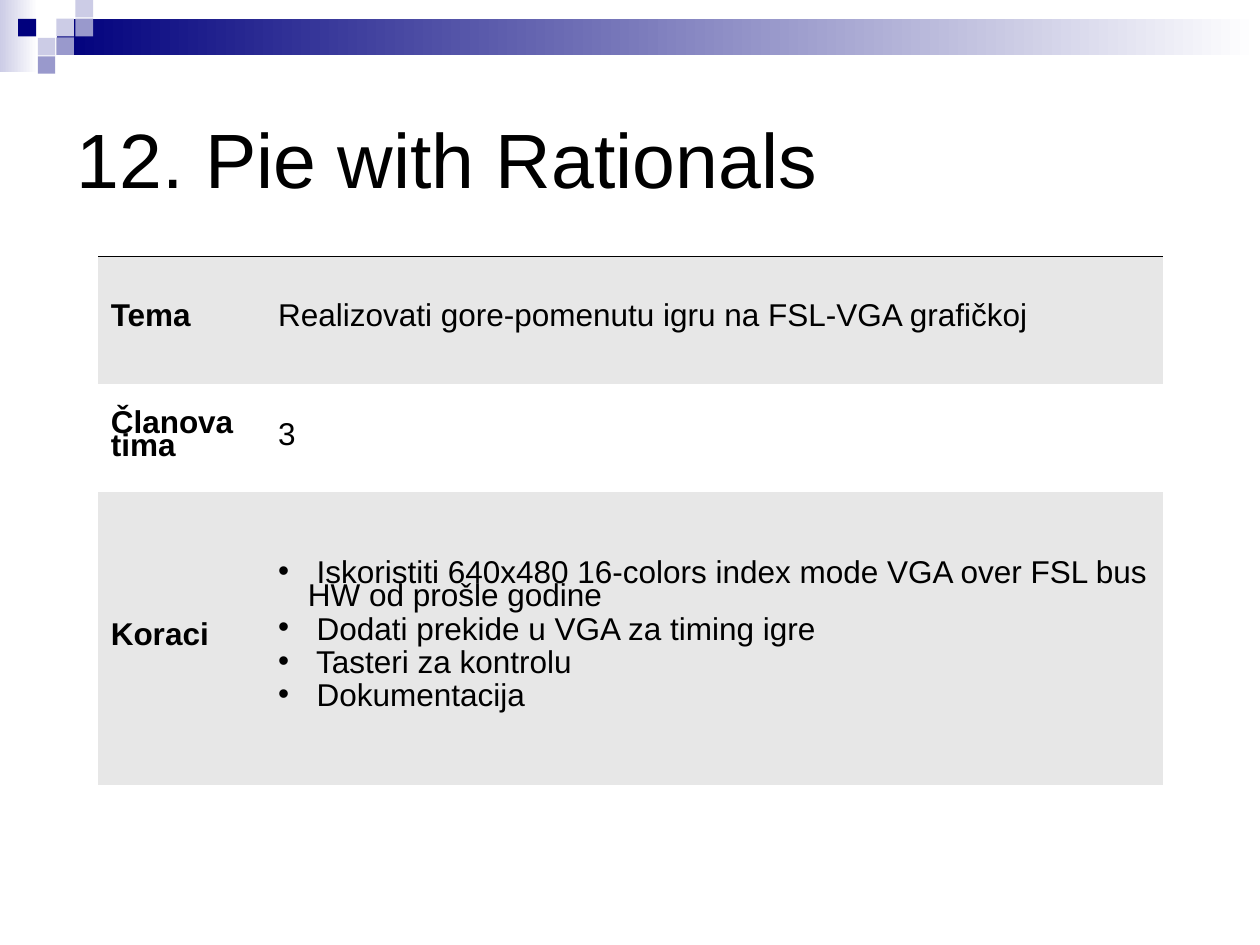
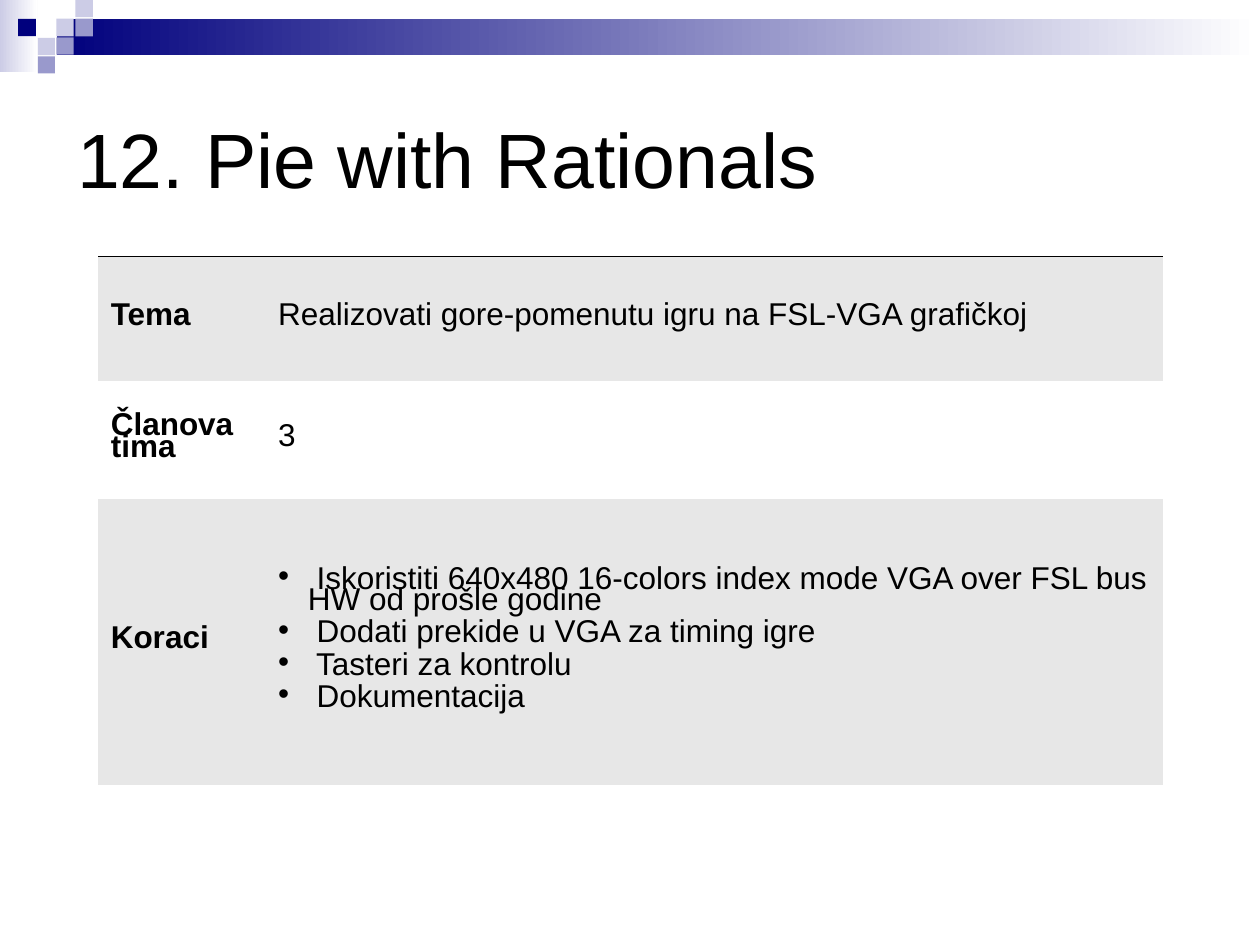
Before and after one commit to stefankoncarevic/projects_2018, a slide deck: slide 14 of LPRS2_projekti.ppt. Drawn at 1260x945 pixels with LibreOffice and Linux fonts; fonts in the diff are those of the drawing. Boxes give left, top, right and bottom in pixels: in the first picture for what was removed or moved away, otherwise in the second. Text is boxed around its words. In the diff, an @@ line names an element or a change of style, - is before the commit and + after.

```diff
--- a/LPRS2_projekti.ppt
+++ b/LPRS2_projekti.ppt
@@ table at (98, 256, 1163, 785) @@
@@ line spacing 0.65 to 0.61 @@
```
Also in this commit, not shown: 19 other slides changed.
